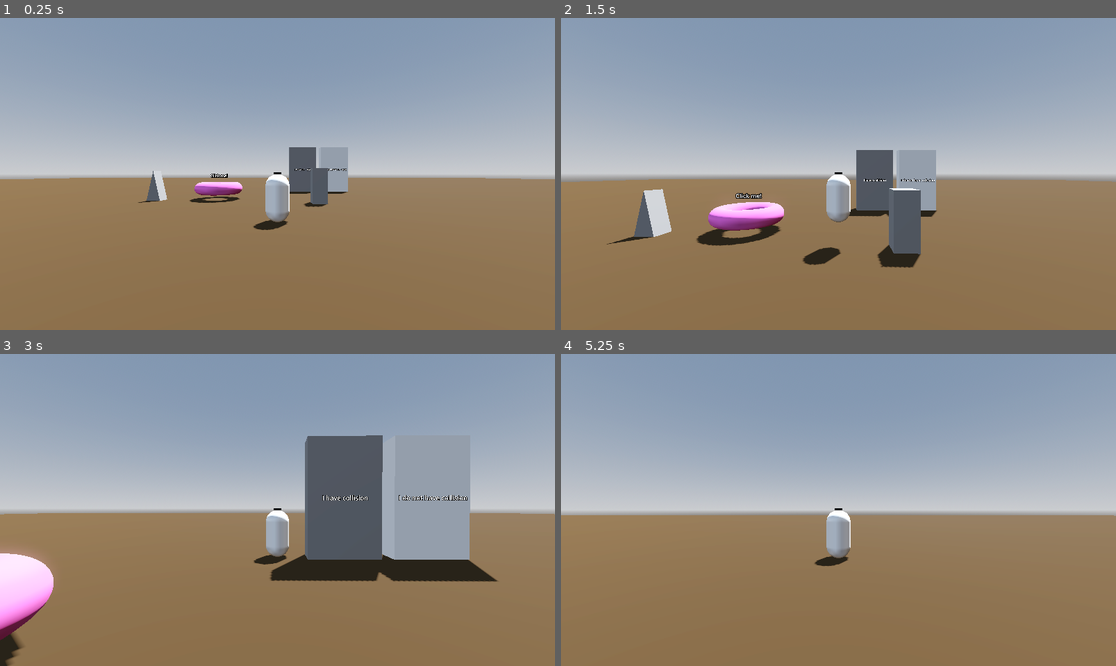
Above: before the commit, frames 1-4 (two rows, left to right).
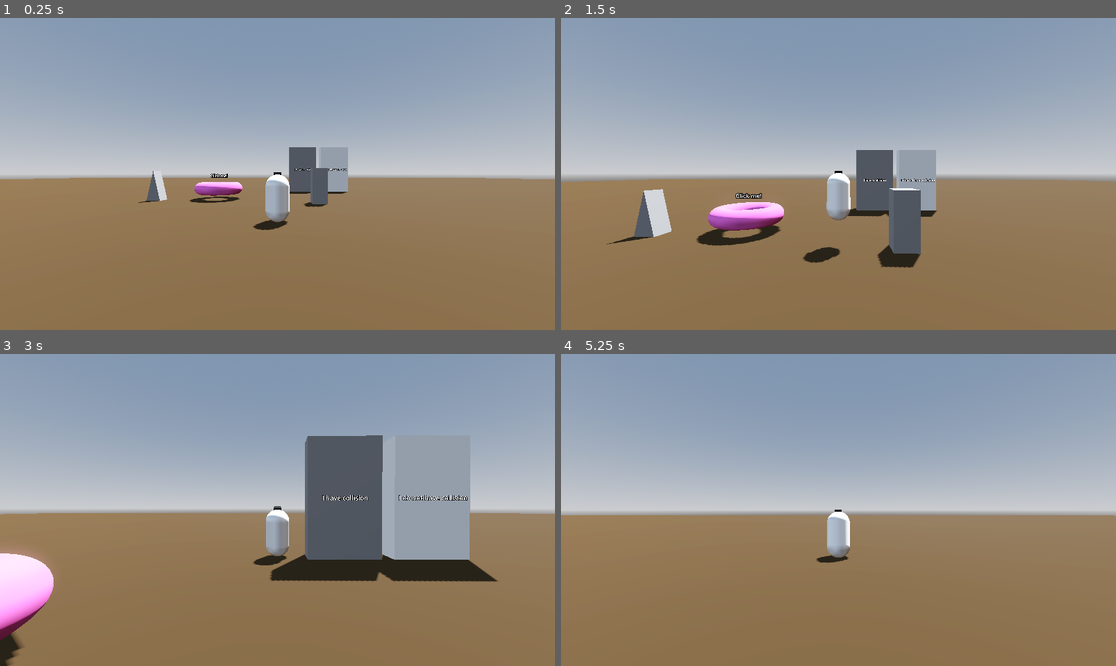
Above: after the commit, the same moments.

Repository: Gjosti/dev-sandbox
Game: Godot game, scene res://Levels/sandbox_level.tscn
Same seed, same stepped clock (60 frames per second), same inputs: the game is played once before the commit and once after it.
Inputs (mouse positions are in pixels of both pictures, inside the frame that each line leads up to):
- Up to frame 1 (0.25 s): no input
- Up to frame 2 (1.5 s): tap Enter at 0.5 s; move the mouse to (866, 174) at 0.52 s; press the mouse at (866, 174) at 0.53 s; hold W (move_forward) from 0.53 s (still down); tap Space (jump) at 0.77, 0.8, 1.07, 1.35 s; move the mouse to (810, 174) at 1.27 s; release the mouse at (810, 174) at 1.28 s
- Up to frame 3 (3 s): keep holding W (move_forward); tap Space (jump) at 1.52, 1.82, 2.3 s; click (249, 510) at 1.55 s; move the mouse to (288, 503) at 2.02 s; hold Shift (dash) 2.03-2.78 s; click (288, 503) at 2.17 s; move the mouse to (271, 516) at 2.77 s; tap Mouse wheel down (scroll_backward) at 2.85 s
- Up to frame 4 (5.25 s): keep holding W (move_forward); tap Space (jump) at 3.02, 3.32, 3.77, 3.8, 4.07, 4.52, 4.82 s; click (832, 516) at 3.05 s; move the mouse to (877, 513) at 3.52 s; hold Mouse wheel up (scroll_forward) 3.53-4.28 s; click (877, 513) at 3.67 s; move the mouse to (794, 506) at 4.27 s; click (794, 506) at 4.35 s; move the mouse to (844, 510) at 5.02 s; press the mouse at (844, 510) at 5.03 s

The runs differ from the first frame. In frame 1, less than 0.1% of the frame differs, in the area x 47-53%, y 50-54%; in frame 2, 0.2%; in frame 3, less than 0.1%; in frame 4, 0.3%, in the area x 45-53%, y 49-68%.

Commit message:
simple animations and state machine start.

Diff:
--- a/Player/dash.gd
+++ b/Player/dash.gd
@@ -12,8 +12,8 @@
 
 
 # Called every frame. 'delta' is the elapsed time since the previous frame.
-func _process(delta: float) -> void:
-	pass
+# func _process(delta: float) -> void:
+# 	pass
 
 
 func _unhandled_input(event: InputEvent) -> void:
--- a/Player/player.gd
+++ b/Player/player.gd
@@ -25,6 +25,7 @@
 var previous_velocity: Vector3
 var coyote_time: float = 0.1
 var coyote_timer: float = 0.0
+var direction: Vector3 = Vector3.ZERO
 
 # Node References
 @onready var horizontal_pivot: Node3D = $HorizontalPivot
@@ -32,6 +33,7 @@
 @onready var player_mesh: Node3D = $MeshInstance3D
 @onready var collision_shape_3d: CollisionShape3D = $CollisionShape3D
 @onready var rig_pivot: Node3D = $RigPivot
+@onready var rig: Node3D = $RigPivot/Rig
 @onready var camera_arm: SpringArm3D = $HorizontalPivot/VerticalPivot/CameraArm
 
 # Calculated Jump Variables
@@ -73,7 +75,7 @@
 # Movement
 func handle_movement(delta: float) -> void:
 	var input_dir := Input.get_vector("move_left", "move_right", "move_forward", "move_backward")
-	var direction := Vector3.ZERO
+	direction = Vector3.ZERO
 	if input_dir.length() > 0:
 		var camera_yaw = horizontal_pivot.rotation.y
 		var camera_basis = Basis(Vector3.UP, camera_yaw)
@@ -86,6 +88,7 @@
 	else:
 		velocity.x = move_toward(velocity.x, 0, speed)
 		velocity.z = move_toward(velocity.z, 0, speed)
+	rig.update_animation_tree(direction)
 
 # Air Control
 func handle_air_control(delta: float) -> void:
@@ -97,6 +100,7 @@
 func _unhandled_input(event: InputEvent) -> void:
 	handle_mouse_input(event)
 	handle_camera_zoom(event)
+	handle_attack_input(event)
 	# Handle jump release for variable jump height
 	if event.is_action_released("jump") and velocity.y >= 0:
 		velocity.y *= 0.4
@@ -112,9 +116,18 @@
 		if is_on_floor() or coyote_timer > 0.0:
 			velocity.y = jump_velocity
 			coyote_timer = 0.0
+			rig.travel("Jump")
 		elif jumps_left > 0:
 			jumps_left -= 1
 			velocity.y = jump_velocity
+			rig.travel("Jump")
+
+
+func handle_attack_input(event: InputEvent) -> void:
+	if rig.is_idle():
+		if event.is_action_pressed("attack"):
+			slash_attack()
+
 
 func handle_camera_zoom(event: InputEvent) -> void:
 	if event.is_action_pressed("scroll_forward"):
@@ -136,4 +149,5 @@
 	)
 	_look = Vector2.ZERO
 
-#func look_toward_direction(direction: Vector3, delta: float) -> void:
+func slash_attack() -> void:
+	rig.travel("Attack")
--- /dev/null
+++ b/Player/rig.gd
@@ -0,0 +1,28 @@
+extends Node3D
+
+@export var animation_speed: float = 10.0
+
+@onready var animation_tree := $AnimationTree
+@onready var playback: AnimationNodeStateMachinePlayback = animation_tree["parameters/playback"]
+
+var run_path: String = "parameters/MoveSpace/blend_position"
+var run_weight_target: float = -1.0
+
+func _physics_process(delta: float) -> void:
+	animation_tree[run_path] = move_toward(
+		animation_tree[run_path],
+		run_weight_target,
+		delta * animation_speed
+	)
+
+func update_animation_tree(direction: Vector3) -> void:
+	if direction.is_zero_approx():
+		run_weight_target = -1.0
+	else:
+		run_weight_target = 1.0
+
+func travel(animation_name: String) -> void:
+	playback.travel(animation_name)
+
+func is_idle() -> bool:
+	return playback.get_current_node() == "MoveSpace"
--- a/Player/rig.tscn
+++ b/Player/rig.tscn
@@ -1,5 +1,6 @@
-[gd_scene load_steps=9 format=3 uid="uid://bedml0okde3l1"]
-
+[gd_scene load_steps=27 format=3 uid="uid://bedml0okde3l1"]
+
+[ext_resource type="Script" uid="uid://d4fg32t3i02lo" path="res://Player/rig.gd" id="1_wer68"]
 [ext_resource type="Material" uid="uid://c23j08bjm2j2x" path="res://Outlines/XRayOutline.tres" id="1_ydo8n"]
 
 [sub_resource type="StandardMaterial3D" id="StandardMaterial3D_wer68"]
@@ -25,9 +26,271 @@
 [sub_resource type="StandardMaterial3D" id="StandardMaterial3D_8s7l5"]
 albedo_color = Color(0.10747976, 0.10747973, 0.10747973, 1)
 
+[sub_resource type="Animation" id="Animation_awthv"]
+resource_name = "Attack"
+length = 0.4
+tracks/0/type = "value"
+tracks/0/imported = false
+tracks/0/enabled = true
+tracks/0/path = NodePath(".:position")
+tracks/0/interp = 1
+tracks/0/loop_wrap = true
+tracks/0/keys = {
+"times": PackedFloat32Array(0, 0.4),
+"transitions": PackedFloat32Array(1, 1),
+"update": 0,
+"values": [Vector3(0, 0, 0), Vector3(0, 0, 0)]
+}
+tracks/1/type = "value"
+tracks/1/imported = false
+tracks/1/enabled = true
+tracks/1/path = NodePath(".:rotation")
+tracks/1/interp = 1
+tracks/1/loop_wrap = true
+tracks/1/keys = {
+"times": PackedFloat32Array(0, 0.1, 0.2, 0.4),
+"transitions": PackedFloat32Array(1, 1, 1, 1),
+"update": 0,
+"values": [Vector3(0, 0, 0), Vector3(0.17453292, 0, 0), Vector3(-0.5235988, 0, 0), Vector3(0, 0, 0)]
+}
+tracks/2/type = "value"
+tracks/2/imported = false
+tracks/2/enabled = true
+tracks/2/path = NodePath(".:scale")
+tracks/2/interp = 1
+tracks/2/loop_wrap = true
+tracks/2/keys = {
+"times": PackedFloat32Array(0, 0.1, 0.2, 0.4),
+"transitions": PackedFloat32Array(1, 1, 1, 1),
+"update": 0,
+"values": [Vector3(1, 1, 1), Vector3(0.9, 0.9, 0.9), Vector3(1.2, 1.2, 1.2), Vector3(1, 1, 1)]
+}
+
+[sub_resource type="Animation" id="Animation_ydo8n"]
+resource_name = "Idle"
+length = 2.0
+loop_mode = 1
+tracks/0/type = "bezier"
+tracks/0/imported = false
+tracks/0/enabled = true
+tracks/0/path = NodePath(".:scale:x")
+tracks/0/interp = 1
+tracks/0/loop_wrap = true
+tracks/0/keys = {
+"handle_modes": PackedInt32Array(0, 0, 0),
+"points": PackedFloat32Array(1, -0.25, 0, 0.25, 0, 1, -0.16666667, 0, 0.165, 0, 1, -0.49666667, 0, 0, 0),
+"times": PackedFloat32Array(0, 0.9, 2)
+}
+tracks/1/type = "bezier"
+tracks/1/imported = false
+tracks/1/enabled = true
+tracks/1/path = NodePath(".:scale:y")
+tracks/1/interp = 1
+tracks/1/loop_wrap = true
+tracks/1/keys = {
+"handle_modes": PackedInt32Array(0, 0, 0),
+"points": PackedFloat32Array(1, -0.25, 0, 0.25, 0, 0.95, -0.16666667, 0.0041876007, 0.165, -0.0041457247, 1, -0.49666667, 0, 0, 0),
+"times": PackedFloat32Array(0, 0.9, 2)
+}
+tracks/2/type = "bezier"
+tracks/2/imported = false
+tracks/2/enabled = true
+tracks/2/path = NodePath(".:scale:z")
+tracks/2/interp = 1
+tracks/2/loop_wrap = true
+tracks/2/keys = {
+"handle_modes": PackedInt32Array(0, 0, 0),
+"points": PackedFloat32Array(1, -0.25, 0, 0.25, 0, 1, -0.16666667, 0, 0.165, 0, 1, -0.49666667, 0, 0, 0),
+"times": PackedFloat32Array(0, 0.9, 2)
+}
+
+[sub_resource type="Animation" id="Animation_wer68"]
+length = 0.001
+tracks/0/type = "bezier"
+tracks/0/imported = false
+tracks/0/enabled = true
+tracks/0/path = NodePath(".:scale:x")
+tracks/0/interp = 1
+tracks/0/loop_wrap = true
+tracks/0/keys = {
+"handle_modes": PackedInt32Array(0),
+"points": PackedFloat32Array(1, -0.25, 0, 0.25, 0),
+"times": PackedFloat32Array(0)
+}
+tracks/1/type = "bezier"
+tracks/1/imported = false
+tracks/1/enabled = true
+tracks/1/path = NodePath(".:scale:y")
+tracks/1/interp = 1
+tracks/1/loop_wrap = true
+tracks/1/keys = {
+"handle_modes": PackedInt32Array(0),
+"points": PackedFloat32Array(1, -0.25, 0, 0.25, 0),
+"times": PackedFloat32Array(0)
+}
+tracks/2/type = "bezier"
+tracks/2/imported = false
+tracks/2/enabled = true
+tracks/2/path = NodePath(".:scale:z")
+tracks/2/interp = 1
+tracks/2/loop_wrap = true
+tracks/2/keys = {
+"handle_modes": PackedInt32Array(0),
+"points": PackedFloat32Array(1, -0.25, 0, 0.25, 0),
+"times": PackedFloat32Array(0)
+}
+tracks/3/type = "value"
+tracks/3/imported = false
+tracks/3/enabled = true
+tracks/3/path = NodePath(".:rotation")
+tracks/3/interp = 1
+tracks/3/loop_wrap = true
+tracks/3/keys = {
+"times": PackedFloat32Array(0),
+"transitions": PackedFloat32Array(1),
+"update": 0,
+"values": [Vector3(0, 0, 0)]
+}
+tracks/4/type = "value"
+tracks/4/imported = false
+tracks/4/enabled = true
+tracks/4/path = NodePath(".:position")
+tracks/4/interp = 1
+tracks/4/loop_wrap = true
+tracks/4/keys = {
+"times": PackedFloat32Array(0),
+"transitions": PackedFloat32Array(1),
+"update": 0,
+"values": [Vector3(0, 0, 0)]
+}
+tracks/5/type = "value"
+tracks/5/imported = false
+tracks/5/enabled = true
+tracks/5/path = NodePath(".:scale")
+tracks/5/interp = 1
+tracks/5/loop_wrap = true
+tracks/5/keys = {
+"times": PackedFloat32Array(0),
+"transitions": PackedFloat32Array(1),
+"update": 0,
+"values": [Vector3(0.9, 0.9, 0.9)]
+}
+tracks/6/type = "value"
+tracks/6/imported = false
+tracks/6/enabled = true
+tracks/6/path = NodePath("MeshInstance3D:scale")
+tracks/6/interp = 1
+tracks/6/loop_wrap = true
+tracks/6/keys = {
+"times": PackedFloat32Array(0),
+"transitions": PackedFloat32Array(1),
+"update": 0,
+"values": [Vector3(1, 1, 1)]
+}
+
+[sub_resource type="Animation" id="Animation_ojd8b"]
+resource_name = "Run"
+length = 0.3
+loop_mode = 1
+tracks/0/type = "value"
+tracks/0/imported = false
+tracks/0/enabled = true
+tracks/0/path = NodePath(".:rotation")
+tracks/0/interp = 1
+tracks/0/loop_wrap = true
+tracks/0/keys = {
+"times": PackedFloat32Array(0, 0.06666666, 0.2),
+"transitions": PackedFloat32Array(1, 1, 1),
+"update": 0,
+"values": [Vector3(0, 0, 0), Vector3(-0.17453292, 0, 0), Vector3(0.17453292, 0, 0)]
+}
+tracks/1/type = "value"
+tracks/1/imported = false
+tracks/1/enabled = true
+tracks/1/path = NodePath(".:position")
+tracks/1/interp = 1
+tracks/1/loop_wrap = true
+tracks/1/keys = {
+"times": PackedFloat32Array(0, 0.13333334, 0.3),
+"transitions": PackedFloat32Array(1, 1, 1),
+"update": 0,
+"values": [Vector3(0, 0, 0), Vector3(0, 0.1, 0), Vector3(0, 0, 0)]
+}
+
+[sub_resource type="Animation" id="Animation_32kt2"]
+resource_name = "Jump"
+length = 0.1
+tracks/0/type = "value"
+tracks/0/imported = false
+tracks/0/enabled = true
+tracks/0/path = NodePath("MeshInstance3D:scale")
+tracks/0/interp = 1
+tracks/0/loop_wrap = true
+tracks/0/keys = {
+"times": PackedFloat32Array(0, 0.025, 0.075, 0.1),
+"transitions": PackedFloat32Array(1, 1, 1, 1),
+"update": 0,
+"values": [Vector3(1, 1, 1), Vector3(1.25, 0.75, 1.25), Vector3(0.75, 1.25, 0.75), Vector3(1, 1, 1)]
+}
+
+[sub_resource type="AnimationLibrary" id="AnimationLibrary_awthv"]
+_data = {
+&"Attack": SubResource("Animation_awthv"),
+&"Idle": SubResource("Animation_ydo8n"),
+&"Jump": SubResource("Animation_32kt2"),
+&"RESET": SubResource("Animation_wer68"),
+&"Run": SubResource("Animation_ojd8b")
+}
+
+[sub_resource type="AnimationNodeAnimation" id="AnimationNodeAnimation_wer68"]
+animation = &"Attack"
+
+[sub_resource type="AnimationNodeAnimation" id="AnimationNodeAnimation_32kt2"]
+animation = &"Jump"
+
+[sub_resource type="AnimationNodeAnimation" id="AnimationNodeAnimation_ojd8b"]
+animation = &"Run"
+
+[sub_resource type="AnimationNodeAnimation" id="AnimationNodeAnimation_awthv"]
+animation = &"Idle"
+
+[sub_resource type="AnimationNodeBlendSpace1D" id="AnimationNodeBlendSpace1D_32kt2"]
+blend_point_0/node = SubResource("AnimationNodeAnimation_ojd8b")
+blend_point_0/pos = 1.0
+blend_point_1/node = SubResource("AnimationNodeAnimation_awthv")
+blend_point_1/pos = -1.0
+
+[sub_resource type="AnimationNodeStateMachineTransition" id="AnimationNodeStateMachineTransition_8s7l5"]
+advance_mode = 2
+
+[sub_resource type="AnimationNodeStateMachineTransition" id="AnimationNodeStateMachineTransition_ojd8b"]
+
+[sub_resource type="AnimationNodeStateMachineTransition" id="AnimationNodeStateMachineTransition_awthv"]
+switch_mode = 2
+advance_mode = 2
+
+[sub_resource type="AnimationNodeStateMachineTransition" id="AnimationNodeStateMachineTransition_wer68"]
+
+[sub_resource type="AnimationNodeStateMachineTransition" id="AnimationNodeStateMachineTransition_32kt2"]
+switch_mode = 2
+advance_mode = 2
+
+[sub_resource type="AnimationNodeStateMachine" id="AnimationNodeStateMachine_ydo8n"]
+states/Attack/node = SubResource("AnimationNodeAnimation_wer68")
+states/Attack/position = Vector2(482, 197)
+states/Jump/node = SubResource("AnimationNodeAnimation_32kt2")
+states/Jump/position = Vector2(482, 10)
+states/MoveSpace/node = SubResource("AnimationNodeBlendSpace1D_32kt2")
+states/MoveSpace/position = Vector2(482, 100)
+transitions = ["Start", "MoveSpace", SubResource("AnimationNodeStateMachineTransition_8s7l5"), "MoveSpace", "Attack", SubResource("AnimationNodeStateMachineTransition_ojd8b"), "Attack", "MoveSpace", SubResource("AnimationNodeStateMachineTransition_awthv"), "MoveSpace", "Jump", SubResource("AnimationNodeStateMachineTransition_wer68"), "Jump", "MoveSpace", SubResource("AnimationNodeStateMachineTransition_32kt2")]
+graph_offset = Vector2(-22, -87)
+
 [node name="Rig" type="Node3D"]
+script = ExtResource("1_wer68")
+animation_speed = 20.0
 
 [node name="CharacterRig" type="Node3D" parent="."]
+transform = Transform3D(0.9, 0, 0, 0, 0.9, 0, 0, 0, 0.9, 0, 0, 0)
 
 [node name="MeshInstance3D" type="MeshInstance3D" parent="CharacterRig"]
 transform = Transform3D(1, 0, 0, 0, 1, 0, 0, 0, 1, 0, 1, 0)
@@ -41,3 +304,14 @@
 material_override = SubResource("StandardMaterial3D_awthv")
 mesh = SubResource("BoxMesh_32kt2")
 surface_material_override/0 = SubResource("StandardMaterial3D_8s7l5")
+
+[node name="AnimationPlayer" type="AnimationPlayer" parent="CharacterRig"]
+libraries = {
+&"": SubResource("AnimationLibrary_awthv")
+}
+
+[node name="AnimationTree" type="AnimationTree" parent="."]
+root_node = NodePath("../CharacterRig")
+tree_root = SubResource("AnimationNodeStateMachine_ydo8n")
+anim_player = NodePath("../CharacterRig/AnimationPlayer")
+parameters/MoveSpace/blend_position = -1.1567165
--- a/project.godot
+++ b/project.godot
@@ -89,6 +89,11 @@
 "events": [Object(InputEventKey,"resource_local_to_scene":false,"resource_name":"","device":-1,"window_id":0,"alt_press …(195 unchanged characters)…
 ]
 }
+attack={
+"deadzone": 0.2,
+"events": [Object(InputEventMouseButton,"resource_local_to_scene":false,"resource_name":"","device":-1,"window_id":0,"alt_pressed":false,"shift_pressed":false,"ctrl_pressed":false,"meta_pressed":false,"button_mask":1,"position":Vector2(84, 11),"global_position":Vector2(93, 59),"factor":1.0,"button_index":1,"canceled":false,"pressed":true,"double_click":false,"script":null)
+]
+}
 
 [physics]
 
Not shown, added: Player/rig.gd.uid
Not shown, added: Player/Player.tscn84576261157.tmp
